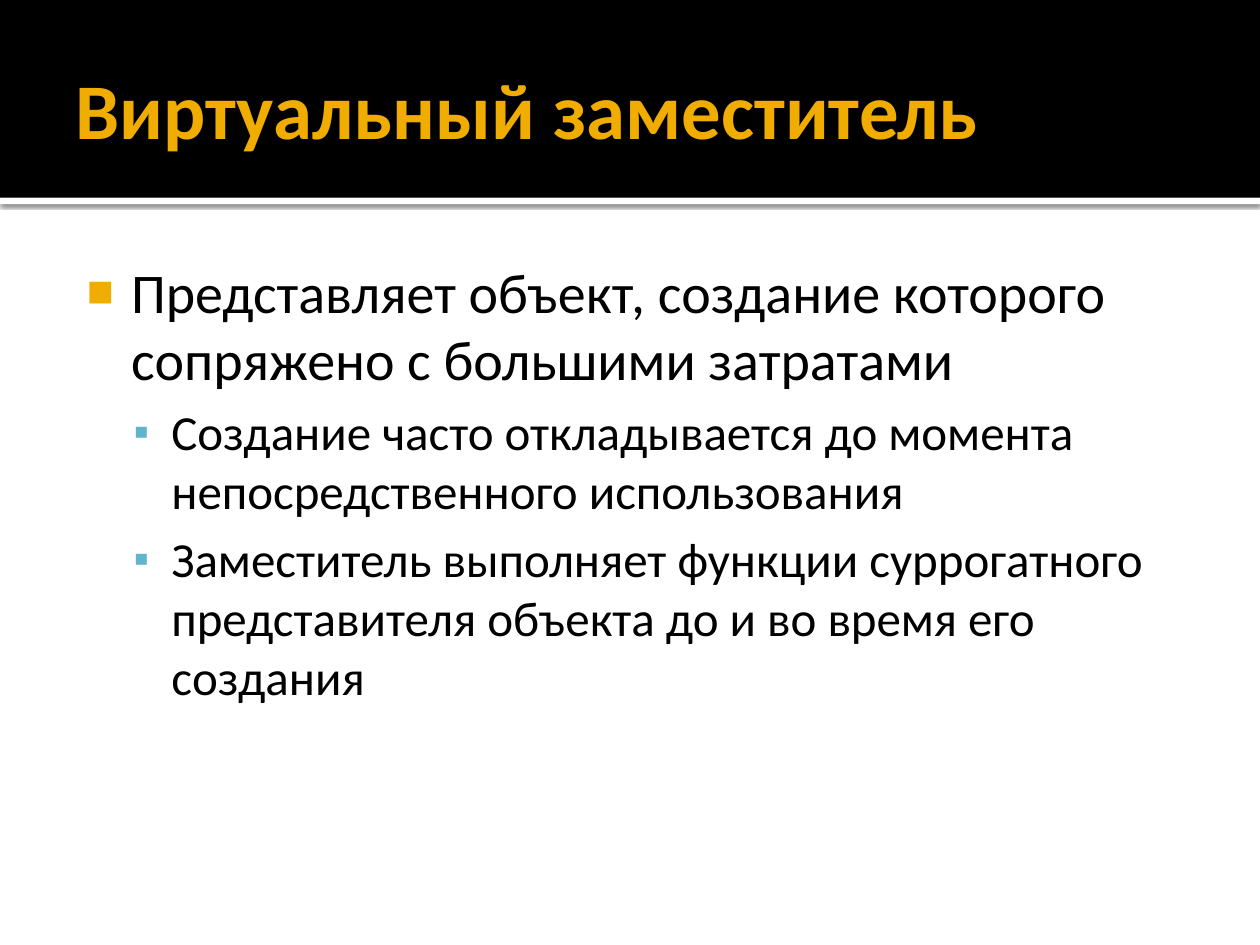
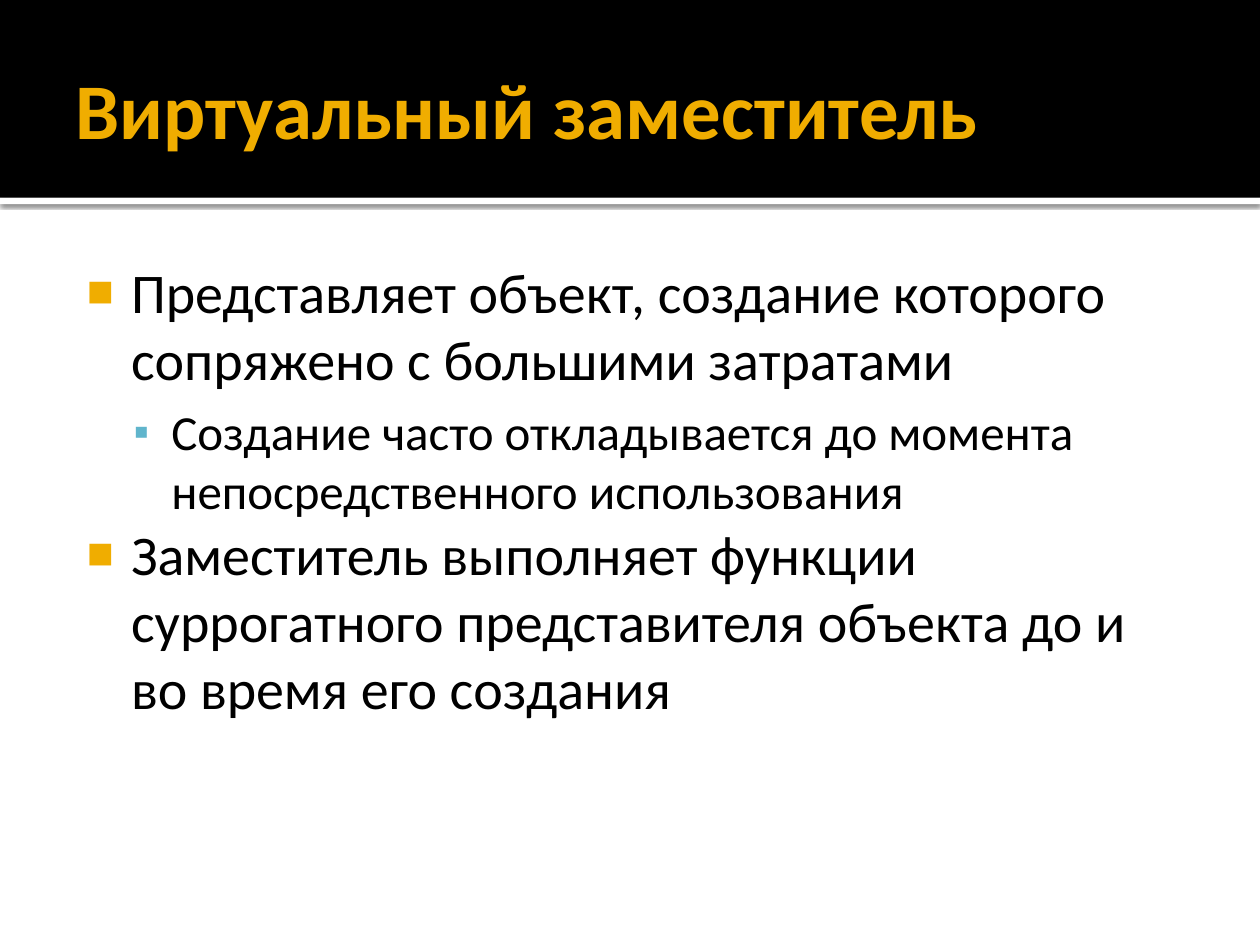
Before and after one commit to iv-sergius/ood, a slide deck: slide 5 of lectures/12.proxy/proxy.pptx. Drawn at 1260x945 pixels with LibreOffice and Linux fonts; fonts in the diff are those of the drawing. Boxes give left, top, right and bottom in pixels: in the first picture for what was removed or moved away, otherwise in the second. Text is boxed around its words. In the diff, an @@ line names an element or a change of style, - is before the commit and + after.

Commit message:
Обновлёна лекция по паттерну "Заместитель"

```diff
--- a/lectures/12.proxy/proxy.pptx
+++ b/lectures/12.proxy/proxy.pptx
@@ text at (x1=131, y1=537, x2=1125, y2=719): size 28 to 32 pt in "Заместитель выполняет функции суррогатного представителя объ ..."; bullet ▪ to ■; list level 2 to 1 in "Заместитель выполняет функции суррогатного представителя ..."; bullet colour #60B5CC to #F0AD00 @@
```
Also in this commit, not shown: 14 other slides changed.
